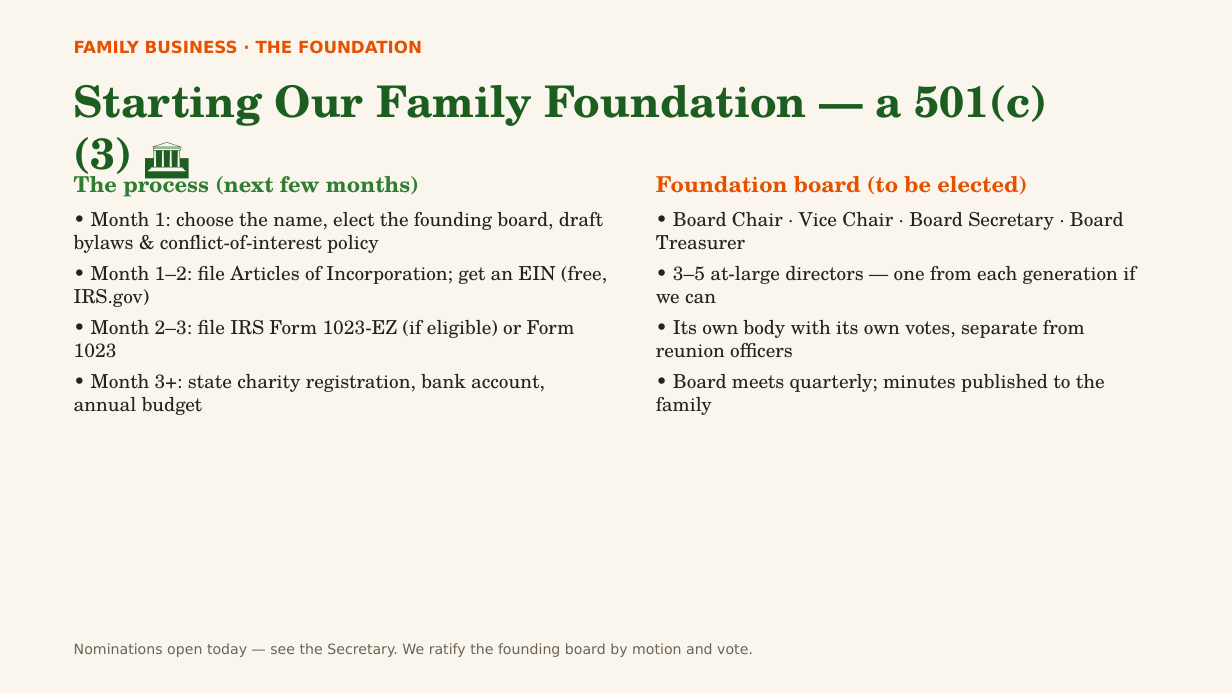
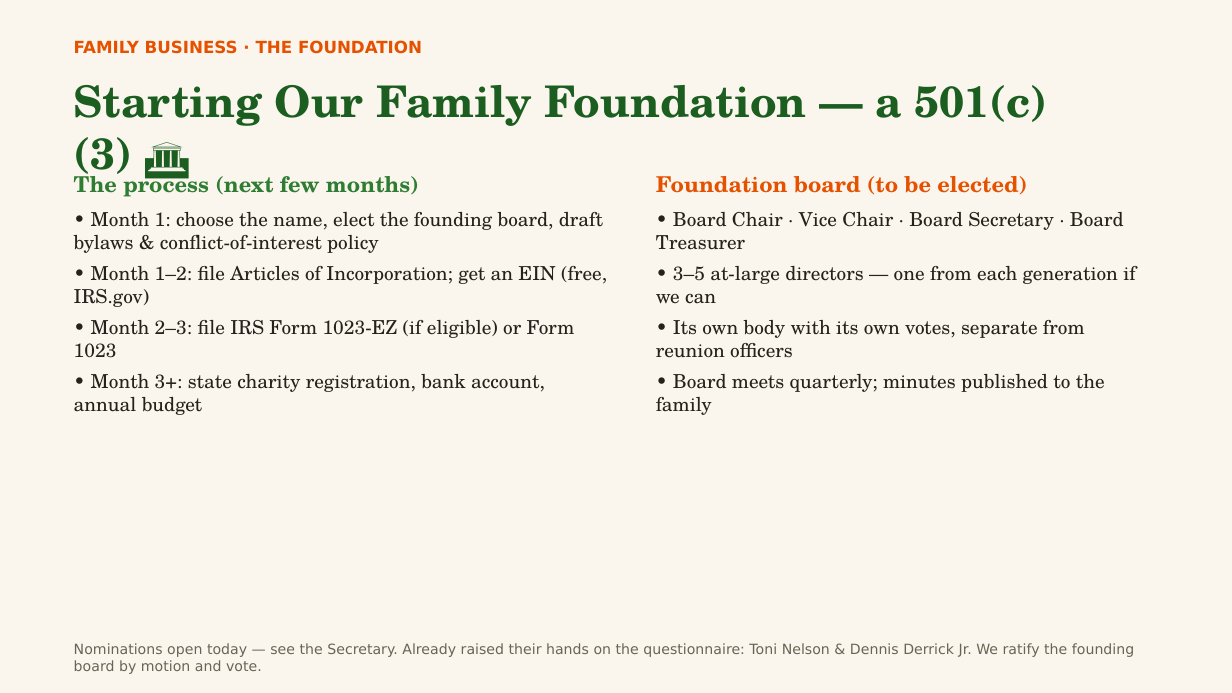
Before and after one commit to MEG-agt25/Family-Reunion, a slide deck: slide 28 of presentation/Harris-Nelson-Reunion-2026.pptx (slide 26 before the commit). Drawn at 1232x693 pixels with LibreOffice and Linux fonts; fonts in the diff are those of the drawing. Boxes give left, top, right and bottom in pixels: in the first picture for what was removed or moved away, otherwise in the second. Text is boxed around its words. In the diff, an @@ line names an element or a change of style, - is before the commit and + after.

```diff
--- a/presentation/Harris-Nelson-Reunion-2026.pptx
+++ b/presentation/Harris-Nelson-Reunion-2026.pptx
@@ text at [74, 643, 1134, 674]: text changed @@
-Nominations open today — see the Secretary. We ratify the founding board by motion and vote.
+Nominations open today — see the Secretary. Already raised their hands on the questionnaire: Toni Nelson & Dennis Derrick Jr. We ratify the founding board by motion and vote.
```
Also in this commit, not shown: 2 slides added, 3 other files.
